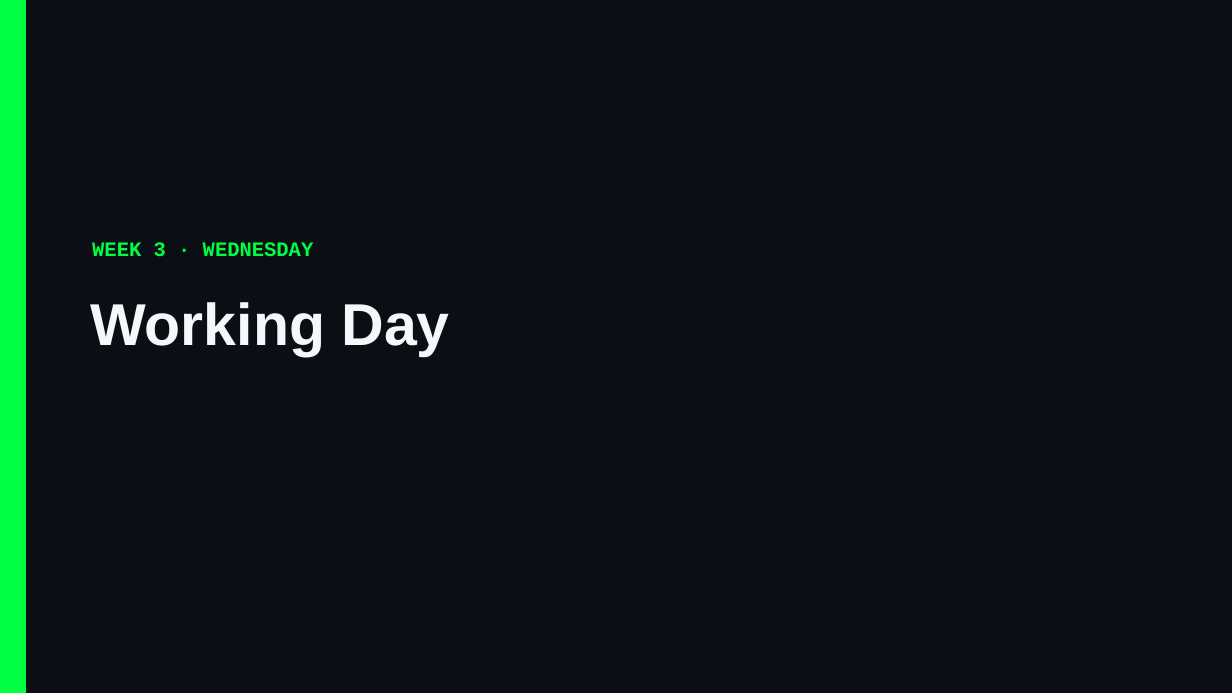
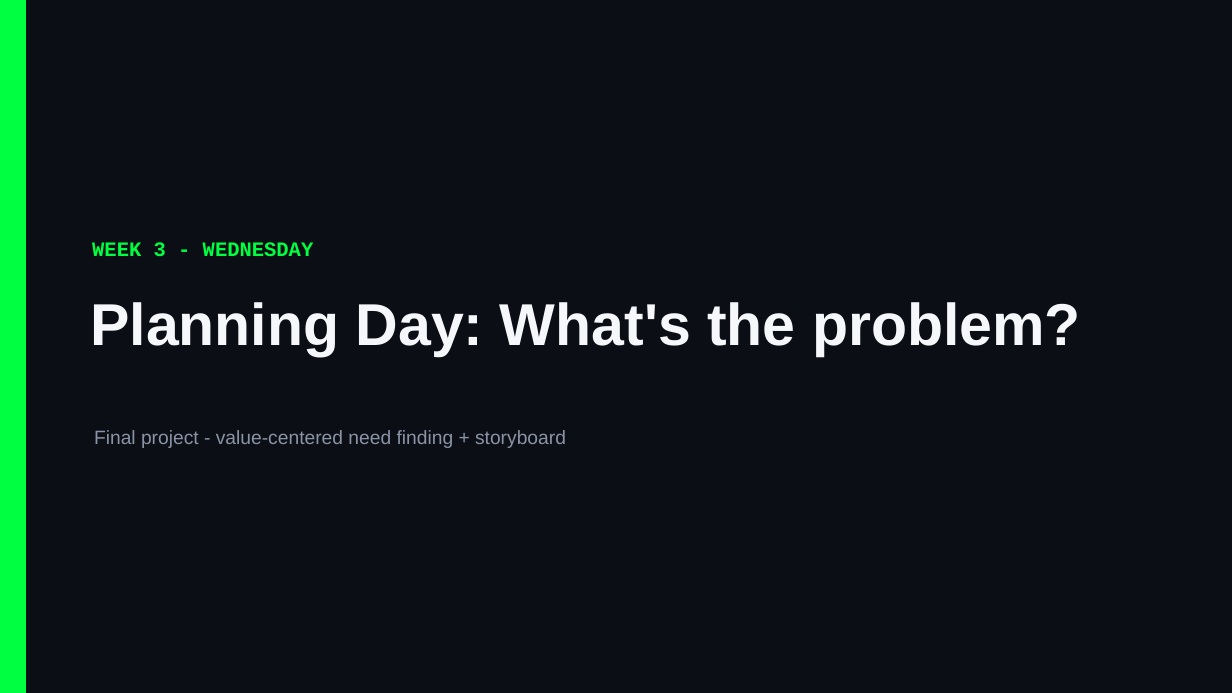
Before and after one commit to Cornell-Tech-Vibe-Coding-Summer-2026/website, a slide deck: slide 1 of slides/Week3-Wed-Working-Day.pptx. Drawn at 1232x693 pixels with LibreOffice and Linux fonts; fonts in the diff are those of the drawing. Boxes give left, top, right and bottom in pixels: in the first picture for what was removed or moved away, otherwise in the second. Text is boxed around its words. In the diff, an @@ line names an element or a change of style, - is before the commit and + after.

```diff
--- a/slides/Week3-Wed-Working-Day.pptx
+++ b/slides/Week3-Wed-Working-Day.pptx
@@ text at bbox=[92, 242, 314, 257]: text changed @@
-WEEK 3 · WEDNESDAY
+WEEK 3 - WEDNESDAY
@@ text at bbox=[90, 302, 1081, 356]: text changed @@
-Working Day
+Planning Day: What's the problem?
@@ text added at bbox=[94, 430, 566, 448], 15 pt, text #8A94A6 @@
+Final project - value-centered need finding + storyboard
```
Also in this commit, not shown: 9 slides added, 1 slide removed, 5 other files.
